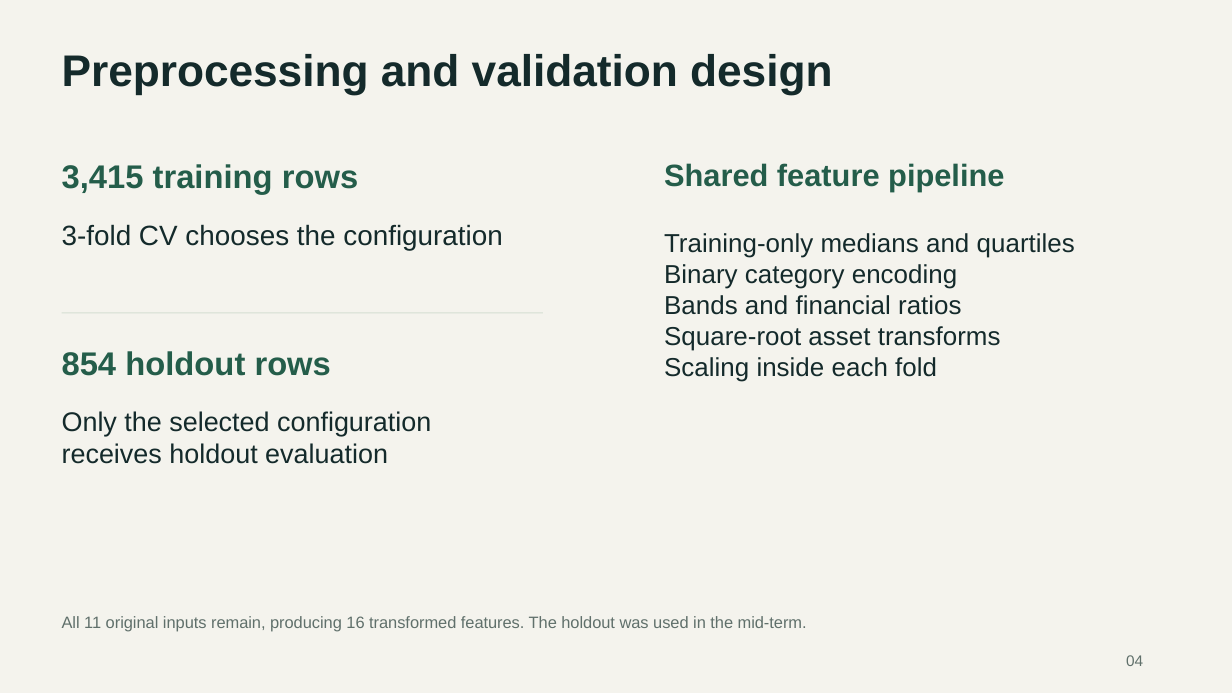
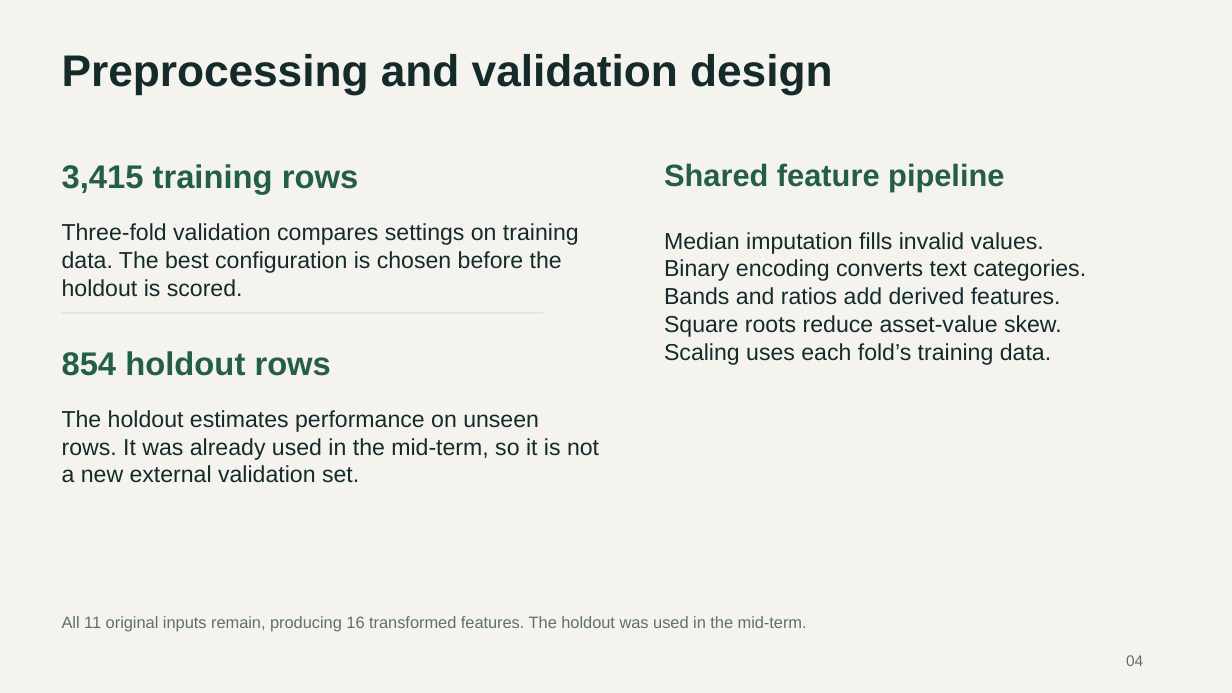
Before and after one commit to Puneet-gulia/loan-approval-mlops, a slide deck: slide 4 of docs/Loan_Approval_Presentation.pptx. Drawn at 1232x693 pixels with LibreOffice and Linux fonts; fonts in the diff are those of the drawing. Boxes give left, top, right and bottom in pixels: in the first picture for what was removed or moved away, otherwise in the second. Text is boxed around its words. In the diff, an @@ line names an element or a change of style, - is before the commit and + after.

```diff
--- a/docs/Loan_Approval_Presentation.pptx
+++ b/docs/Loan_Approval_Presentation.pptx
@@ text at bbox=[62, 223, 579, 297]: text changed; size 21.8 to 18 pt @@
-3-fold CV chooses the configuration
+Three-fold validation compares settings on training data. The best configuration is chosen before the holdout is scored.
@@ text at bbox=[664, 232, 1086, 365]: text changed; size 20.2 to 18 pt @@
-Training-only medians and quartiles
-Binary category encoding
-Bands and financial ratios
-Square-root asset transforms
-Scaling inside each fold
+Median imputation fills invalid values.
+Binary encoding converts text categories.
+Bands and ratios add derived features.
+Square roots reduce asset-value skew.
+Scaling uses each fold’s training data.
@@ text at bbox=[62, 410, 599, 483]: text changed; size 21 to 18 pt @@
-Only the selected configuration
-receives holdout evaluation
+The holdout estimates performance on unseen rows. It was already used in the mid-term, so it is not a new external validation set.
```
Also in this commit, not shown: 11 other slides changed, 3 other files.
